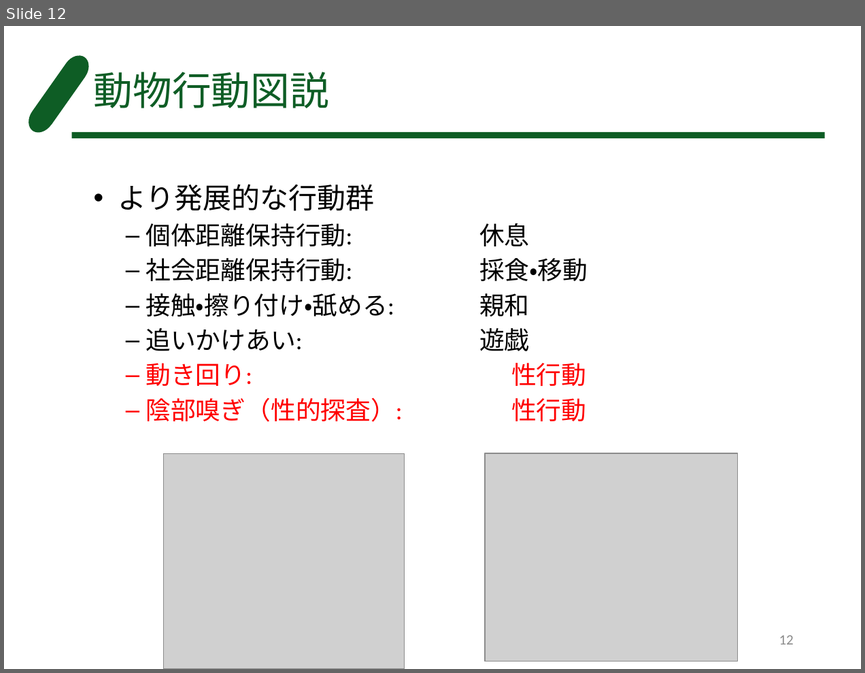
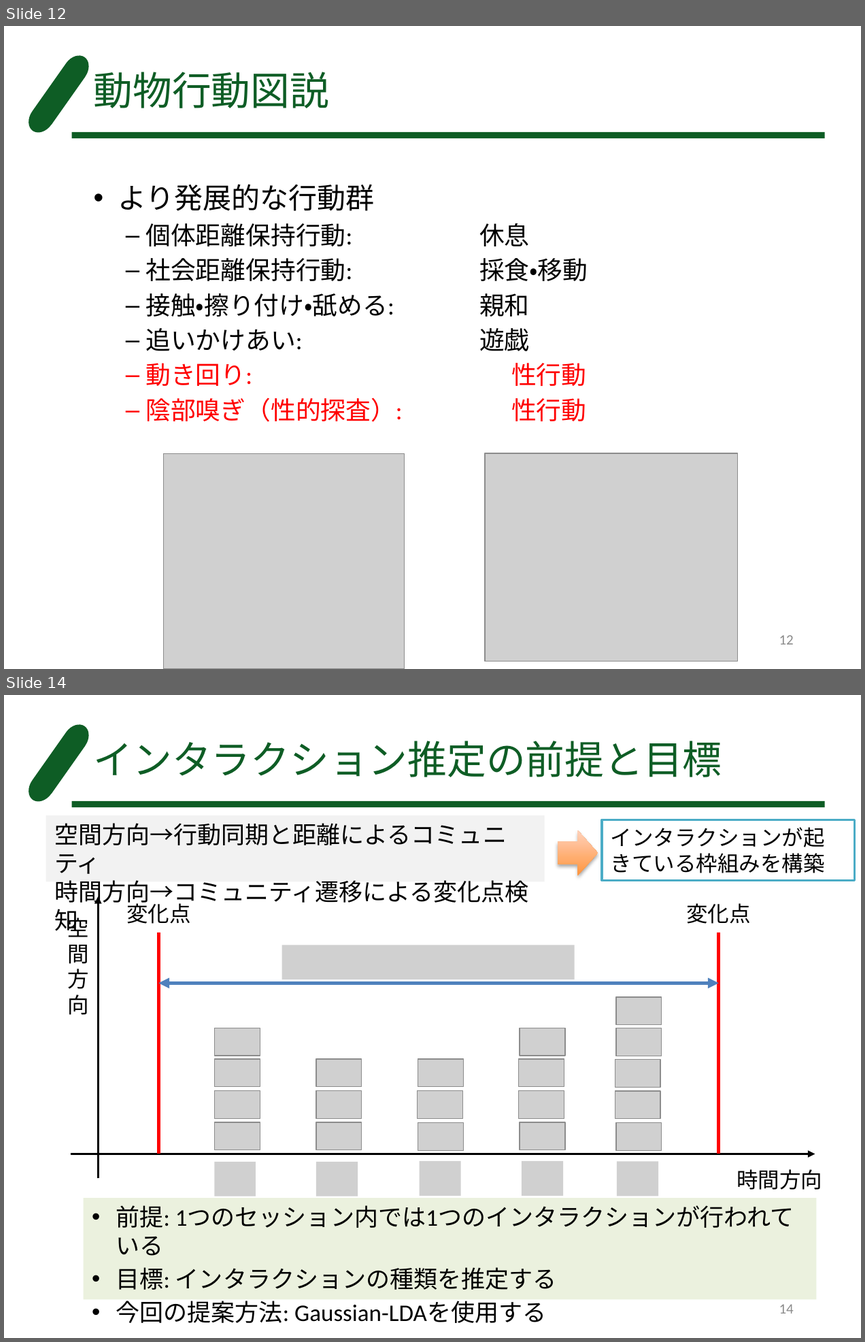
Before and after one commit to FUKUSHUN/cow_python, a slide deck: behavior_detection.pptx. Shown one above the other, each under a label of ours: slide 12 before the commit, slides 12 and 14 after it; the slides between them are not shown. The pictures are 865x673 and 865x1342 pixels, drawn with LibreOffice and Linux fonts; fonts in the diff are those of the drawing; grey boxes stand for pictures. Boxes give left, top, right and bottom in pixels: in the first picture for what was removed or moved away, otherwise in the second. Text is boxed around its words. In the diff, an @@ line names an element or a change of style, - is before the commit and + after.

```diff
--- a/behavior_detection.pptx
+++ b/behavior_detection.pptx
@@ slide 14 added at box(4, 695, 861, 1338), background #FFFFFF; not listed: 2 template elements that a slide beside it also shows @@
@@ title added at box(94, 741, 722, 777), 33 pt, text #0E5D25 @@
+インタラクション推定の前提と目標
@@ rectangle added at box(46, 815, 545, 881), fill #F2F2F2, 20 pt, text #000000 @@
+空間方向→行動同期と距離によるコミュニティ
+時間方向→コミュニティ遷移による変化点検知
@@ right arrow added at box(558, 830, 598, 876), fill gradient #FF953E to #FFD2BD @@
@@ rectangle added at box(602, 820, 855, 881), fill #FFFFFF, outline #4BACC6 2 pt, 18 pt, text #000000 @@
+インタラクションが起きている枠組みを構築
@@ arrow added from (99, 1178) to (99, 896), #000000 2 pt @@
@@ text added at box(67, 914, 89, 1015), 18 pt, text #000000 @@
+空間方向
@@ text added at box(126, 899, 191, 923), 18 pt, text #000000 @@
+変化点
@@ text added at box(686, 903, 750, 923), 18 pt, text #000000 @@
+変化点
@@ line added from (158, 1153) to (158, 932), #FF0000 3 pt @@
@@ line added from (719, 1153) to (719, 932), #FF0000 3 pt @@
@@ picture added at box(281, 945, 574, 979) @@
@@ double arrow added from (158, 983) to (719, 983), #4F81BD 3 pt @@
@@ group added at box(615, 997, 661, 1150): 5 pictures @@
@@ group added at box(215, 1028, 260, 1149): 4 pictures @@
@@ group added at box(518, 1028, 565, 1149): 4 pictures @@
@@ picture added at box(316, 1059, 361, 1087) @@
@@ picture added at box(418, 1059, 463, 1087) @@
@@ picture added at box(316, 1090, 361, 1117) @@
@@ picture added at box(417, 1090, 462, 1117) @@
@@ picture added at box(316, 1121, 361, 1149) @@
@@ picture added at box(418, 1123, 463, 1150) @@
@@ arrow added from (71, 1153) to (815, 1153), #000000 2 pt @@
@@ picture added at box(215, 1161, 256, 1195) @@
@@ picture added at box(316, 1161, 358, 1195) @@
@@ picture added at box(419, 1161, 462, 1195) @@
@@ picture added at box(521, 1161, 564, 1195) @@
@@ picture added at box(617, 1161, 659, 1195) @@
@@ text added at box(736, 1169, 822, 1189), 18 pt, text #000000 @@
+時間方向
@@ text added at box(84, 1198, 816, 1299), fill #EBF1DE, 20 pt, text #000000 @@
+• 前提: 1つのセッション内では1つのインタラクションが行われている
+• 目標: インタラクションの種類を推定する
+• 今回の提案方法: Gaussian-LDAを使用する
@@ page number added at box(779, 1304, 793, 1313), 12 pt, text #8C8C8C @@
+14
```
Also in this commit, not shown: 4 other slides added.
